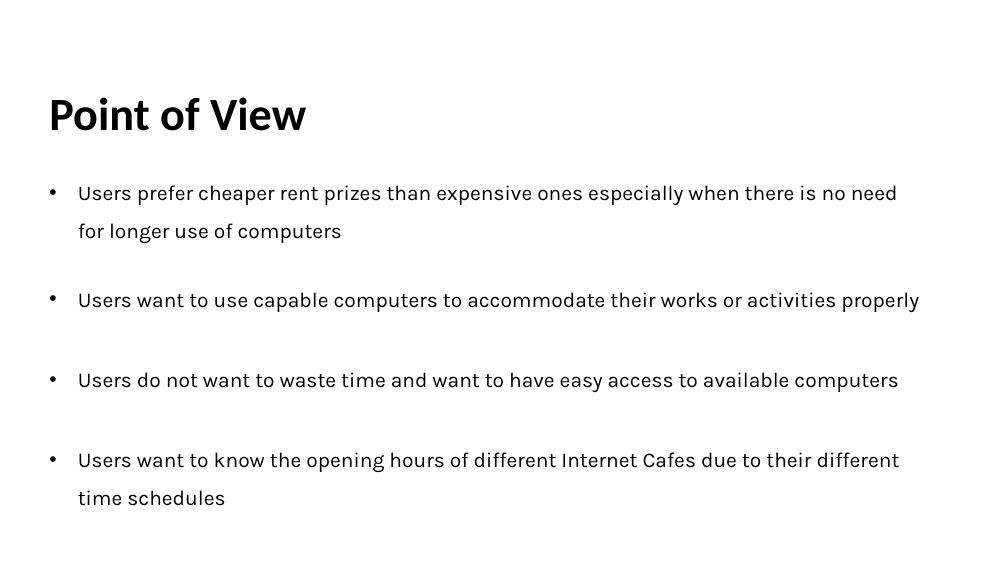
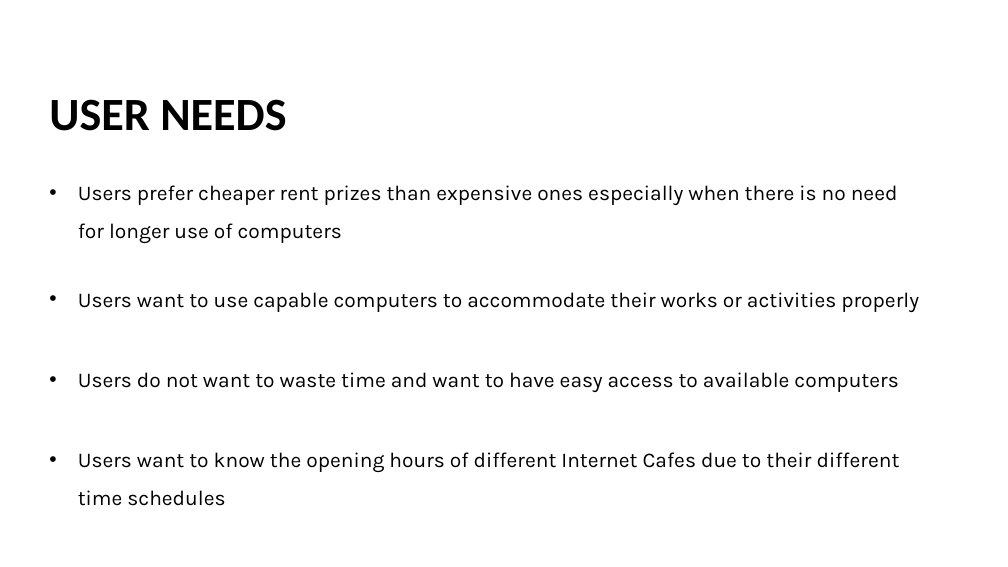
Before and after one commit to dbeler2/userdessf181-A1-dbeler2-jbermudo, a slide deck: slide 6 of userdes.pptx (slide 7 before the commit). Drawn at 1008x567 pixels with LibreOffice and Linux fonts; fonts in the diff are those of the drawing. Boxes give left, top, right and bottom in pixels: in the first picture for what was removed or moved away, otherwise in the second. Text is boxed around its words. In the diff, an @@ line names an element or a change of style, - is before the commit and + after.

```diff
--- a/userdes.pptx
+++ b/userdes.pptx
@@ text at (49, 99, 286, 131): text changed @@
-Point of View
+USER NEEDS
```
Also in this commit, not shown: 1 slide added, 1 slide removed.
